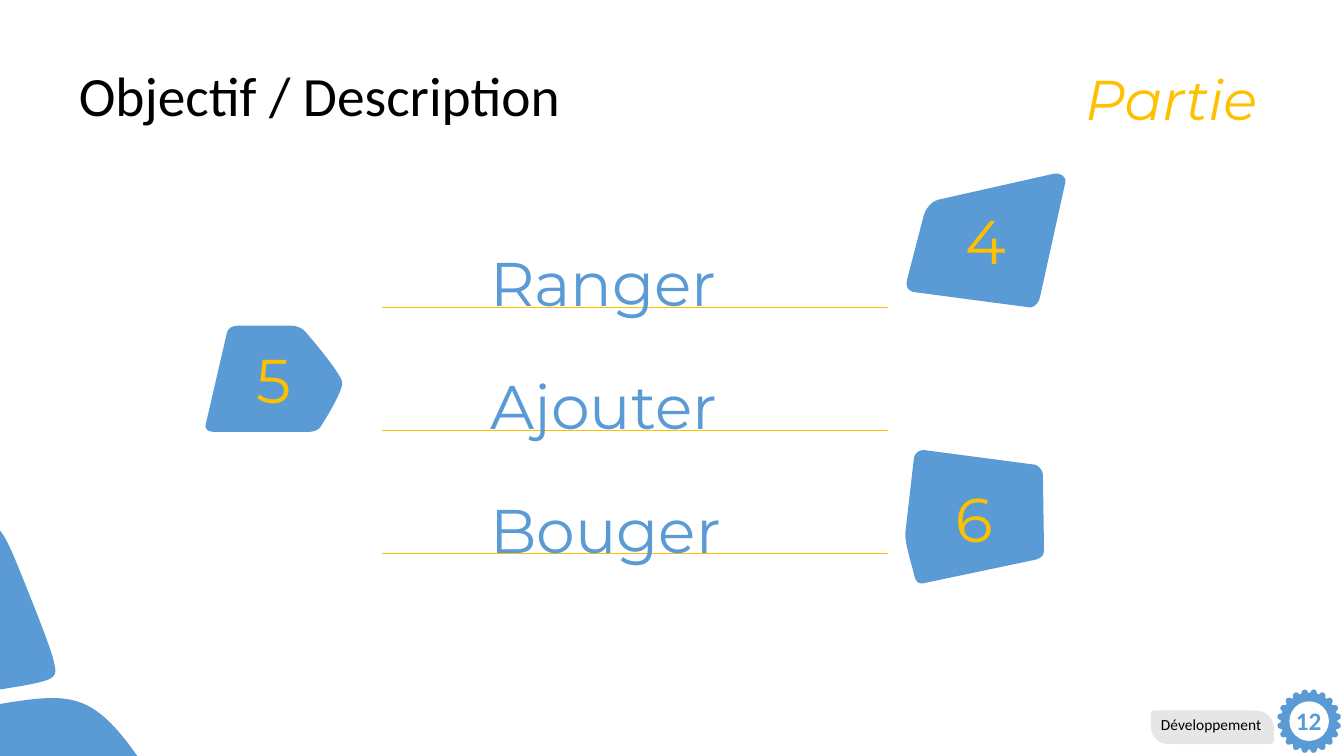
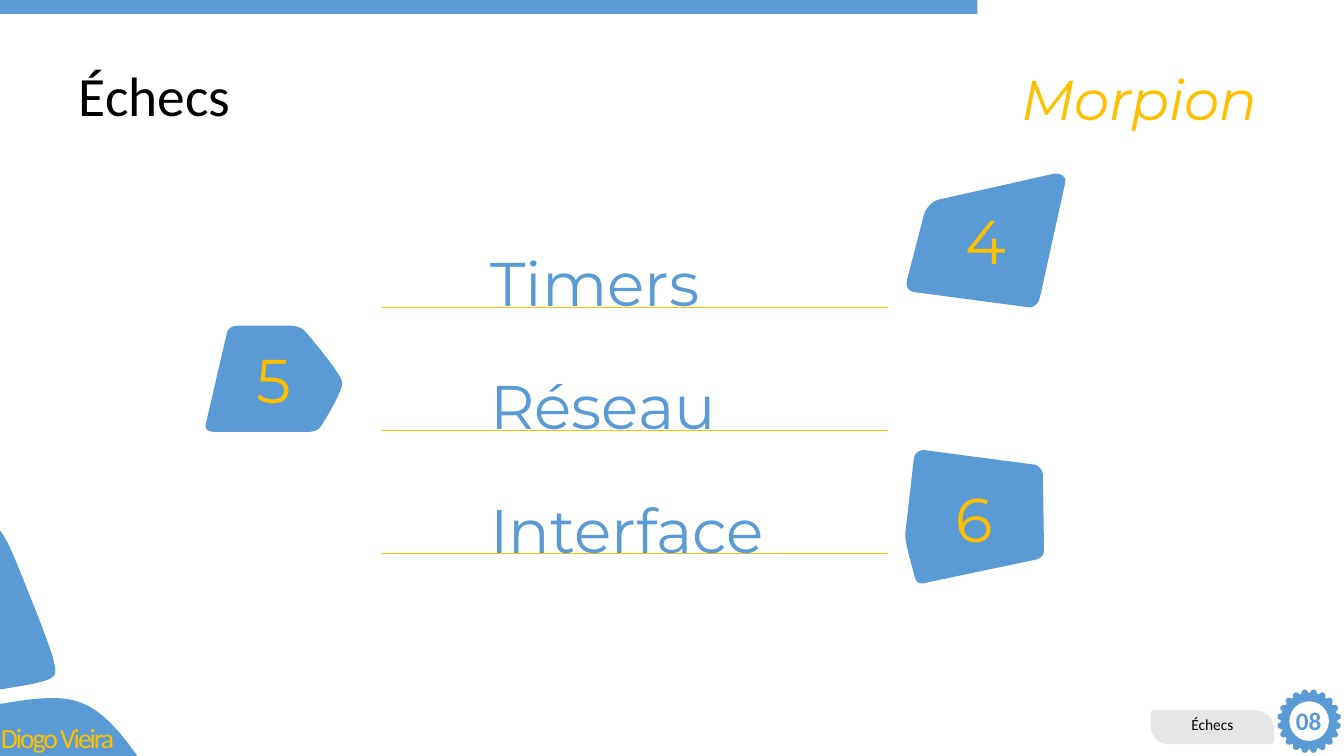
Before and after one commit to DiogoVieiraFerreira/Morpion_Pre-TPI, a slide deck: slide 8 of Dev/Présentation.pptx (slide 6 before the commit). Drawn at 1344x756 pixels with LibreOffice and Linux fonts; fonts in the diff are those of the drawing. Boxes give left, top, right and bottom in pixels: in the first picture for what was removed or moved away, otherwise in the second. Text is boxed around its words. In the diff, an @@ line names an element or a change of style, - is before the commit and + after.

```diff
--- a/Dev/Présentation.pptx
+++ b/Dev/Présentation.pptx
@@ rectangle added at [0, 0, 978, 14], fill #5B9BD5 @@
@@ title at [79, 70, 230, 117]: text changed @@
-Objectif / Description
+Échecs
@@ text at [1021, 78, 1257, 131]: text changed @@
-Partie
+Morpion
@@ text at [490, 260, 699, 308]: text changed @@
-Ranger
+Timers
@@ text at [490, 384, 716, 431]: text changed @@
-Ajouter
+Réseau
@@ text at [490, 507, 764, 554]: text changed @@
-Bouger
+Interface
@@ text in freeform shape at [1191, 717, 1233, 730]: text changed @@
-Développement
+Échecs
@@ text at [1296, 712, 1322, 730]: text changed @@
-12
+08
@@ text added at [1, 725, 114, 753], 19.8 pt, text #FFC000 @@
+Diogo Vieira
```
Also in this commit, not shown: 3 other slides changed, 7 slides added, 2 slides removed, 2 other files.
